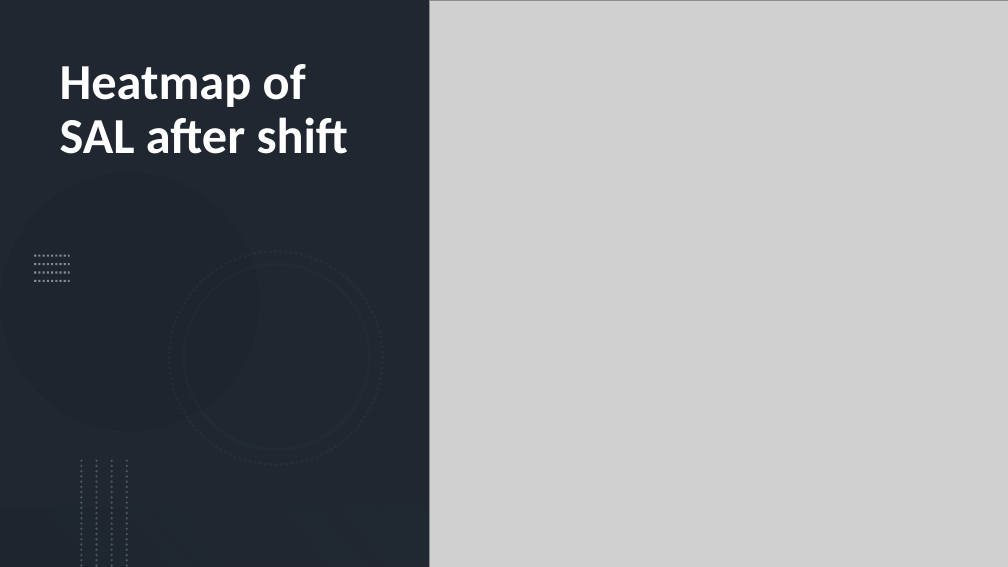
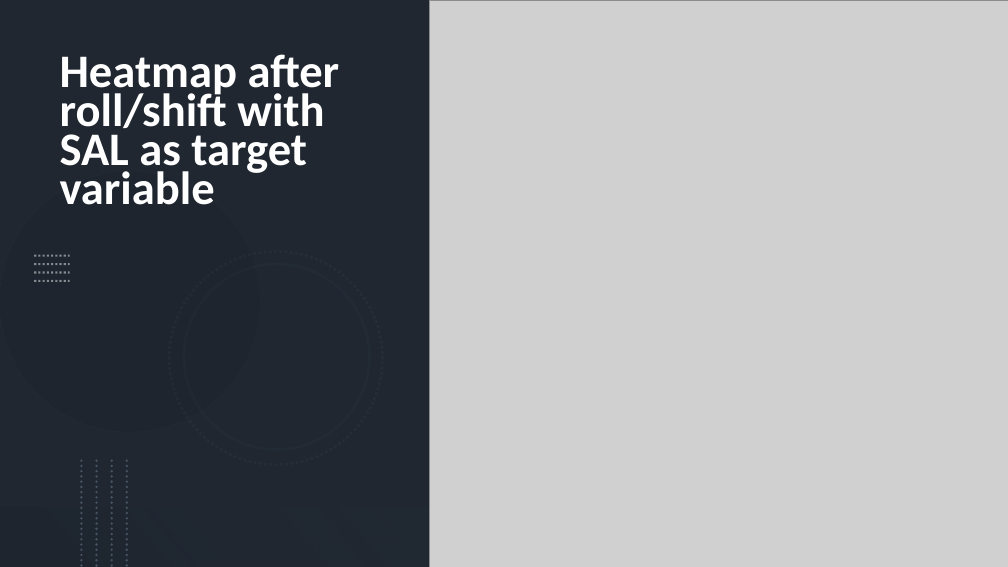
Before and after one commit to Jonathan-Goh88/dsiprojects, a slide deck: slide 21 of Capstone/Capstone Presentation.pptx (slide 22 before the commit). Drawn at 1008x567 pixels with LibreOffice and Linux fonts; fonts in the diff are those of the drawing; grey boxes stand for pictures. Boxes give left, top, right and bottom in pixels: in the first picture for what was removed or moved away, otherwise in the second. Text is boxed around its words. In the diff, an @@ line names an element or a change of style, - is before the commit and + after.

```diff
--- a/Capstone/Capstone Presentation.pptx
+++ b/Capstone/Capstone Presentation.pptx
@@ text at [60, 54, 340, 205]: text changed; size 48 to 44.4 pt @@
-Heatmap of SAL after shift
+Heatmap after roll/shift with SAL as target variable
```
Also in this commit, not shown: 4 other slides changed, 1 slide added, 1 slide removed.
